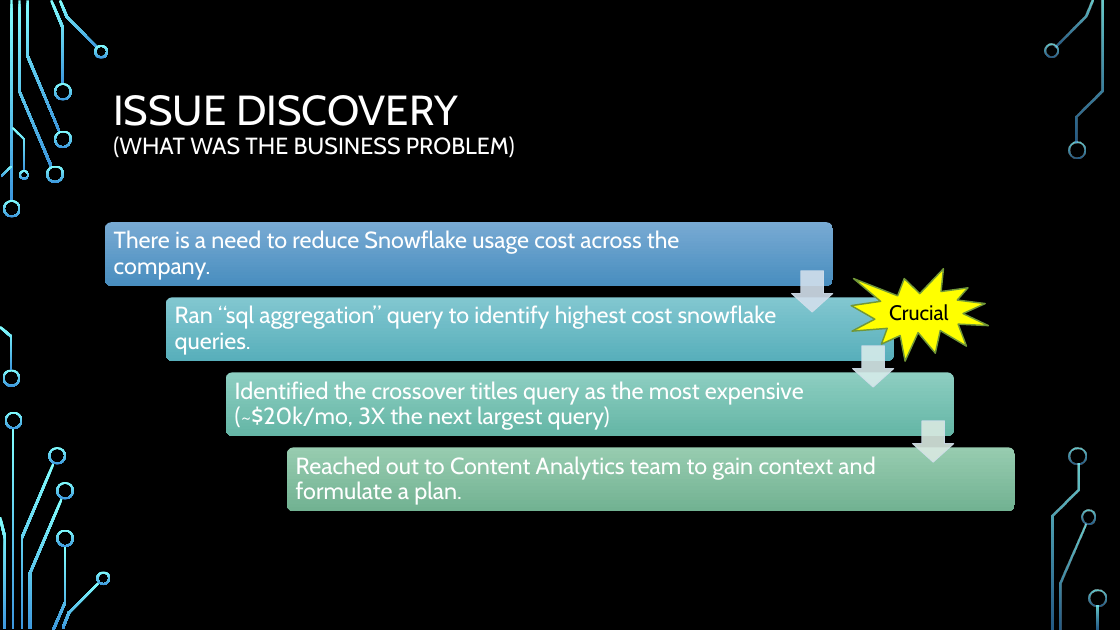
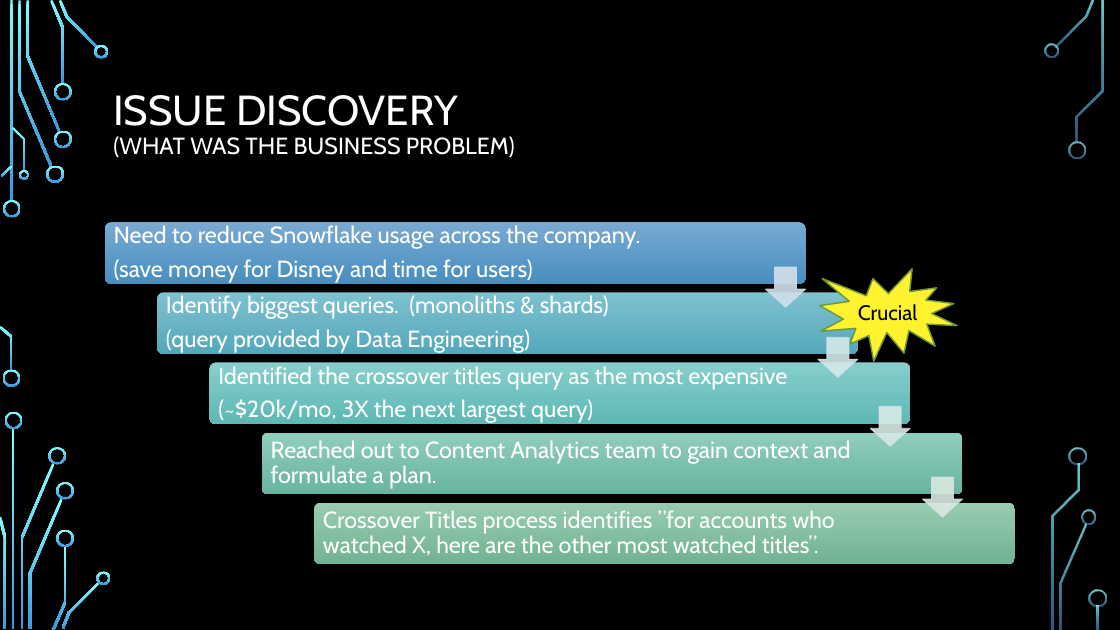
Before and after one commit to GitKlip/portfolio, a slide deck: slide 3 of disney/SnowflakeOptimization-CrossoverTitles.pptx. Drawn at 1120x630 pixels with LibreOffice and Linux fonts; fonts in the diff are those of the drawing; background and template pictures are left out. Boxes give left, top, right and bottom in pixels: in the first picture for what was removed or moved away, otherwise in the second. Text is boxed around its words. In the diff, an @@ line names an element or a change of style, - is before the commit and + after.

Commit message:
update databricks-snowflake

```diff
--- a/disney/SnowflakeOptimization-CrossoverTitles.pptx
+++ b/disney/SnowflakeOptimization-CrossoverTitles.pptx
@@ rounded rectangle: place and size @@
-rounded rectangle at bbox=[105, 223, 833, 287]
+rounded rectangle at bbox=[105, 223, 806, 284]
@@ text at bbox=[114, 225, 641, 283]: text changed @@
-There is a need to reduce Snowflake usage cost across the company.
+Need to reduce Snowflake usage across the company.
+(save money for Disney and time for users)
@@ down arrow: place and size @@
-down arrow at bbox=[791, 271, 833, 312]
+down arrow at bbox=[765, 267, 806, 308]
@@ irregular seal "Crucial": place and size @@
-irregular seal "Crucial" at bbox=[851, 269, 988, 361]
+irregular seal "Crucial" at bbox=[820, 269, 957, 361]
@@ irregular seal "Crucial" at bbox=[820, 269, 957, 361]: fill #FFFF00 to #FFF32F @@
@@ rounded rectangle: place and size @@
-rounded rectangle at bbox=[166, 297, 894, 361]
+rounded rectangle at bbox=[157, 292, 858, 354]
@@ rounded rectangle at bbox=[157, 292, 858, 354]: fill gradient #83C7D0 to #58B0BB to gradient #80C1D1 to #55A8BC @@
@@ text removed at bbox=[175, 305, 777, 355] @@
-Ran “sql aggregation” query to identify highest cost snowflake queries.
@@ down arrow: place and size @@
-down arrow at bbox=[853, 346, 894, 387]
+down arrow at bbox=[818, 338, 859, 378]
@@ down arrow at bbox=[818, 338, 859, 378]: fill #D7EBEB at 90% opacity to #D5E8EB at 90% opacity @@
@@ rounded rectangle: place and size @@
-rounded rectangle at bbox=[226, 372, 954, 436]
+rounded rectangle at bbox=[209, 362, 910, 423]
@@ rounded rectangle at bbox=[209, 362, 910, 423]: fill gradient #8DCEC1 to #65B7A7 to gradient #88CFCC to #5FB9B5 @@
@@ text at bbox=[218, 366, 787, 423]: text changed @@
-Identified the crossover titles query as the most expensive (~$20k/mo, 3X the next largest query)
+Identified the crossover titles query as the most expensive
+(~$20k/mo, 3X the next largest query)
@@ group added at bbox=[166, 295, 963, 555]: 2 texts, 1 rounded rectangle, 1 down arrow @@
+Identify biggest queries. (monoliths & shards)
+(query provided by Data Engineering)
+Crossover Titles process identifies ”for accounts who watched X, here are the other most watched titles”.
@@ text "Reached out to Content Analytics ...": place and size @@
-text "Reached out to Content Analytics ..." at bbox=[296, 456, 875, 505]
+text "Reached out to Content Analytics ..." at bbox=[271, 440, 850, 489]
@@ down arrow: place and size @@
-down arrow at bbox=[912, 421, 954, 462]
+down arrow at bbox=[923, 477, 963, 518]
@@ rounded rectangle: place and size @@
-rounded rectangle at bbox=[287, 448, 1015, 512]
+rounded rectangle at bbox=[314, 502, 1015, 564]
```
Also in this commit, not shown: 6 other slides changed, 2 slides added, 1 slide removed, 5 other files.
